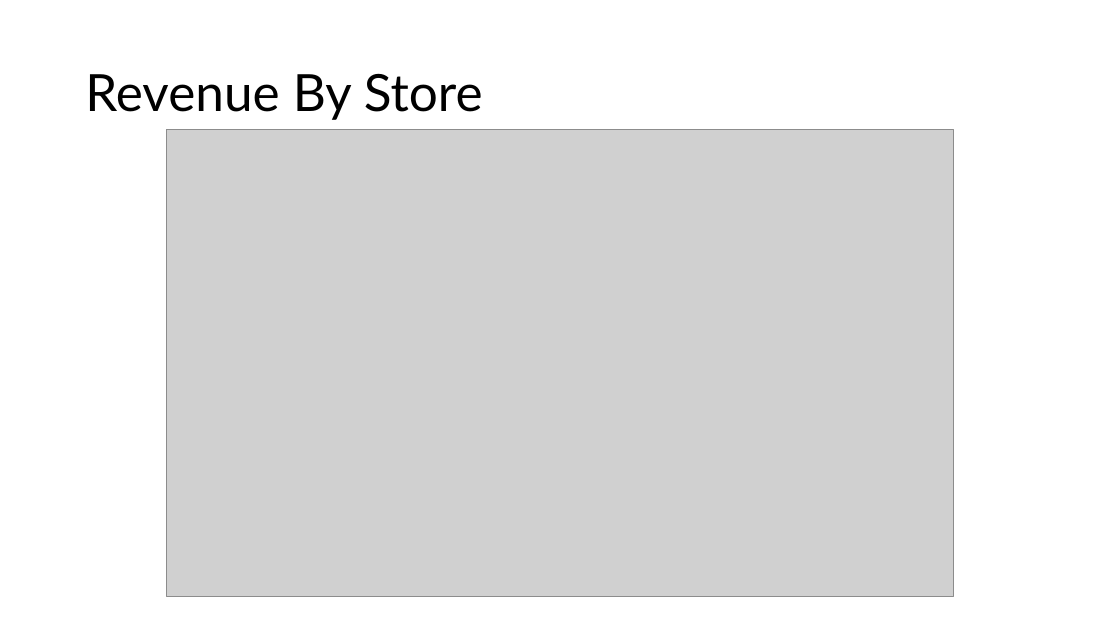
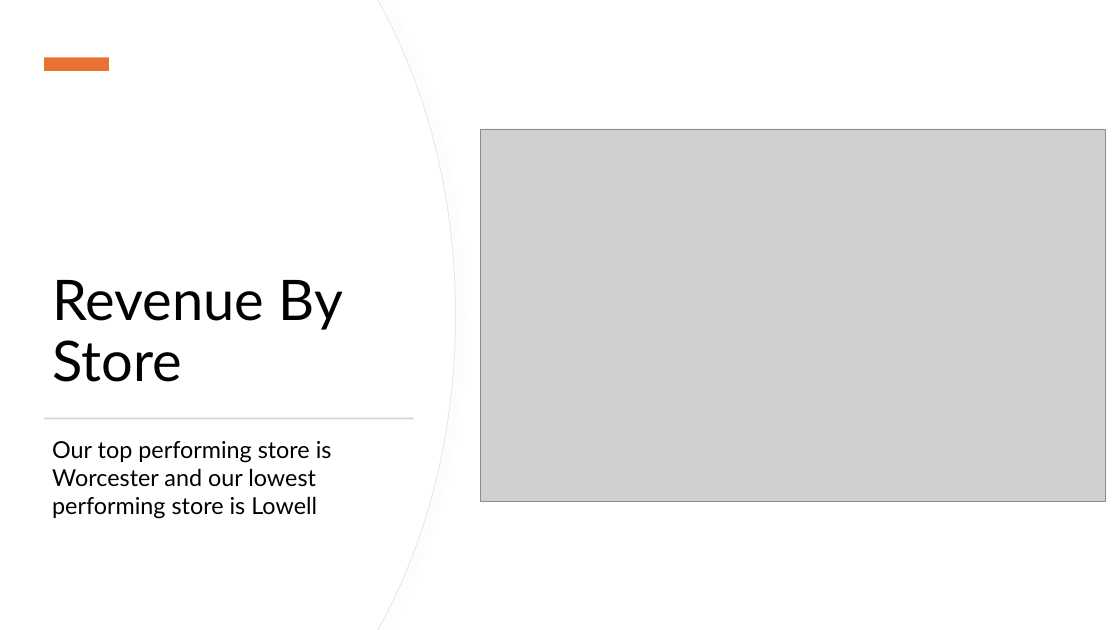
Before and after one commit to IsraelColman/Capstone_1, a slide deck: slide 10 of Massachusetts_Territory_Analysis.pptx (slide 4 before the commit). Drawn at 1120x630 pixels with LibreOffice and Linux fonts; fonts in the diff are those of the drawing; grey boxes stand for pictures. Boxes give left, top, right and bottom in pixels: in the first picture for what was removed or moved away, otherwise in the second. Text is boxed around its words. In the diff, an @@ line names an element or a change of style, - is before the commit and + after.

```diff
--- a/Massachusetts_Territory_Analysis.pptx
+++ b/Massachusetts_Territory_Analysis.pptx
@@ freeform shape added at (0, 0, 455, 630), fill #FFFFFF, outline #E6E6E6 0.75 pt @@
@@ freeform shape added at (0, 0, 455, 630), fill #FFFFFF @@
@@ rectangle added at (44, 58, 109, 71), fill #E97132 @@
@@ title "Revenue By Store": place and size @@
-title "Revenue By Store" at (85, 73, 483, 120)
+title "Revenue By Store" at (52, 280, 343, 382)
@@ title "Revenue By Store" at (52, 280, 343, 382): size 44 to 48 pt; vertical alignment middle to bottom @@
@@ picture: place and size @@
-picture at (167, 129, 954, 597)
+picture at (480, 129, 1105, 502)
@@ rectangle added at (45, 418, 414, 419), fill #D5D5D5 @@
@@ text added at (52, 441, 332, 519), 20 pt, text #000000 @@
+Our top performing store is Worcester and our lowest performing store is Lowell
```
Also in this commit, not shown: 2 other slides changed, 11 slides added, 4 slides removed, 2 other files.
